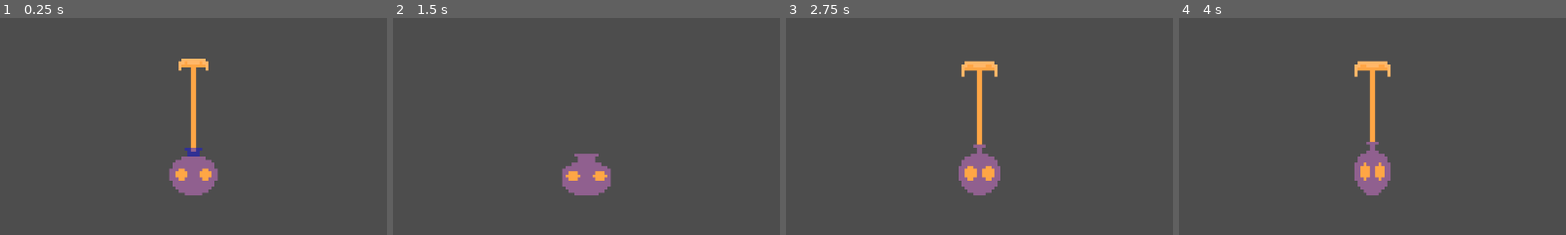
Above: before the commit, frames 1-4 (left to right).
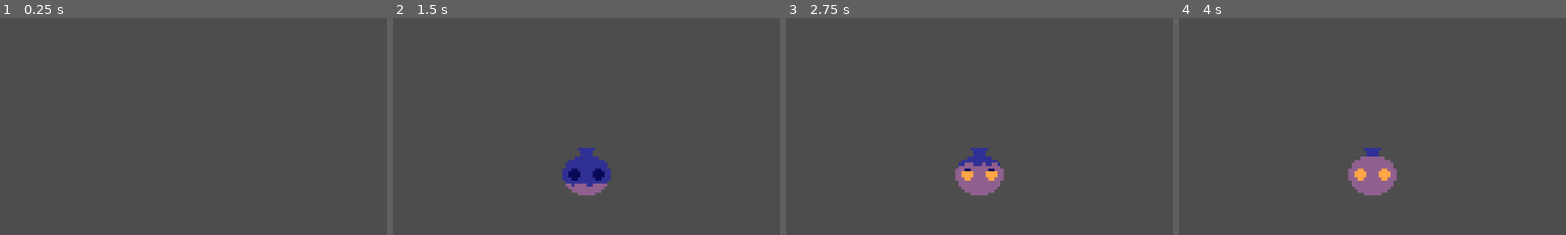
Above: after the commit, the same moments.

Repository: ratmanZorry/GJL-game-parade-game
Game: Godot game, scene res://scenes/lava_bottle.tscn
Two runs of this game, one before a commit and one after it. Both use one fixed random seed, a clock stepped at 60 frames per second and the inputs below. This scene is started directly instead of the project's main scene.
Inputs:
- Up to frame 1 (0.25 s): no input
- Up to frame 2 (1.5 s): hold Right (right) from 0.53 s (still down); tap Space (dialogue) at 0.6, 1.35 s
- Up to frame 3 (2.75 s): release Right (right) at 2.03 s; hold A (left) from 2.03 s (still down); tap Space (dialogue) at 2.1 s
- Up to frame 4 (4 s): release A (left) at 2.78 s; hold Right (right) from 2.78 s (still down); tap Space (dialogue) at 2.85, 3.6 s
The pictures show only the part of the screen within x 25-75%, y 15-65%; the shares and areas given below are measured in that part.

The runs differ from the first frame. In frame 1, 3.0% of the frame differs, in the area x 43-57%, y 18-82%; in frame 2, 1.7%; in frame 3, 2.1%; in frame 4, 2.1%.

Commit message:
jnsdfjnmsgdfmjn

Diff:
--- a/loop-maintainer/scenes/lava_bottle.tscn
+++ b/loop-maintainer/scenes/lava_bottle.tscn
@@ -114,28 +114,29 @@
 [sub_resource type="RectangleShape2D" id="RectangleShape2D_notqv"]
 size = Vector2(2, 28)
 
-[node name="lava_bottle" type="Node2D" node_paths=PackedStringArray("fountain_lasting_timer", "fountain_timer", "fountain", "kill_area")]
+[node name="lava_bottle" type="Node2D" node_paths=PackedStringArray("fountain_lasting_timer", "fountain_timer", "bottle", "fountain", "kill_area")]
 script = ExtResource("1_notqv")
 fountain_lasting_timer = NodePath("fountain_lasting_timer")
 fountain_timer = NodePath("fountain_timer")
+bottle = NodePath("AnimatedSprite2D")
 fountain = NodePath("lava_fountain")
 kill_area = NodePath("kill_area")
 
 [node name="AnimatedSprite2D" type="AnimatedSprite2D" parent="."]
+visible = false
 sprite_frames = SubResource("SpriteFrames_xahrm")
 autoplay = "default"
-frame = 2
-frame_progress = 0.547457
 
 [node name="lava_fountain" type="AnimatedSprite2D" parent="."]
+visible = false
 z_index = -1
 position = Vector2(0, -21)
 sprite_frames = SubResource("SpriteFrames_pupjw")
 autoplay = "default"
-frame_progress = 0.667899
+frame_progress = 0.0913511
 
 [node name="fountain_timer" type="Timer" parent="."]
-wait_time = 0.627
+wait_time = 0.7
 one_shot = true
 autostart = true
 
--- a/loop-maintainer/scripts/lava_bottle.gd
+++ b/loop-maintainer/scripts/lava_bottle.gd
@@ -3,12 +3,14 @@
 @export var fountain_lasting_timer: Timer
 @export var fountain_timer: Timer
 
+@export var bottle: AnimatedSprite2D
 @export var fountain: AnimatedSprite2D
 @export var kill_area: Area2D
 
 
 func _on_fountain_timer_timeout() -> void:
 	fountain.visible = true
+	bottle.visible = true
 	kill_area.monitorable = true
 	kill_area.monitoring = true
 	fountain_lasting_timer.start()
